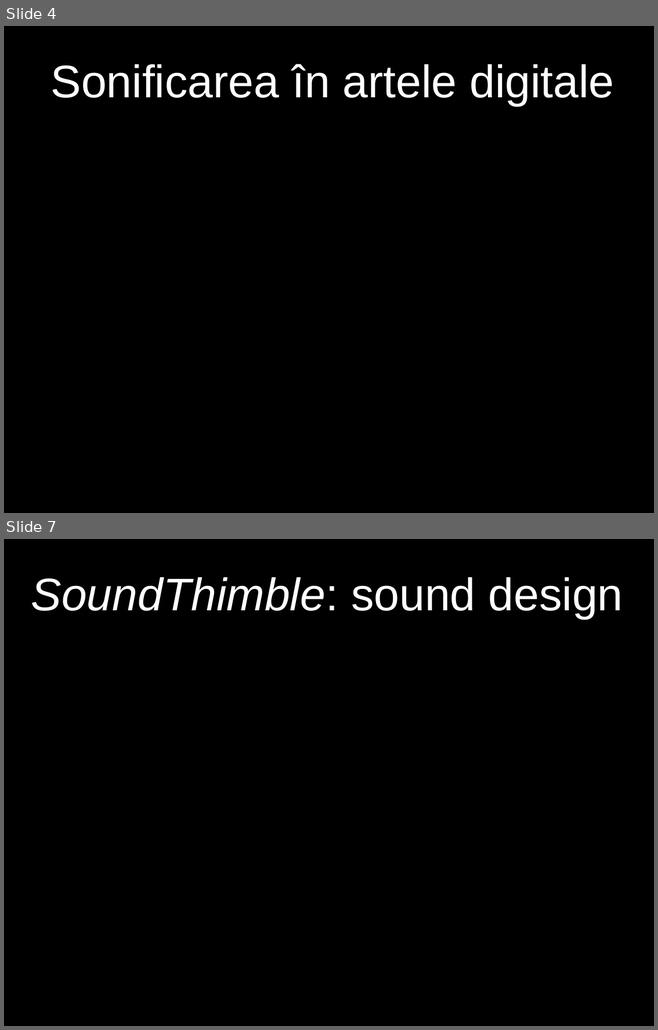
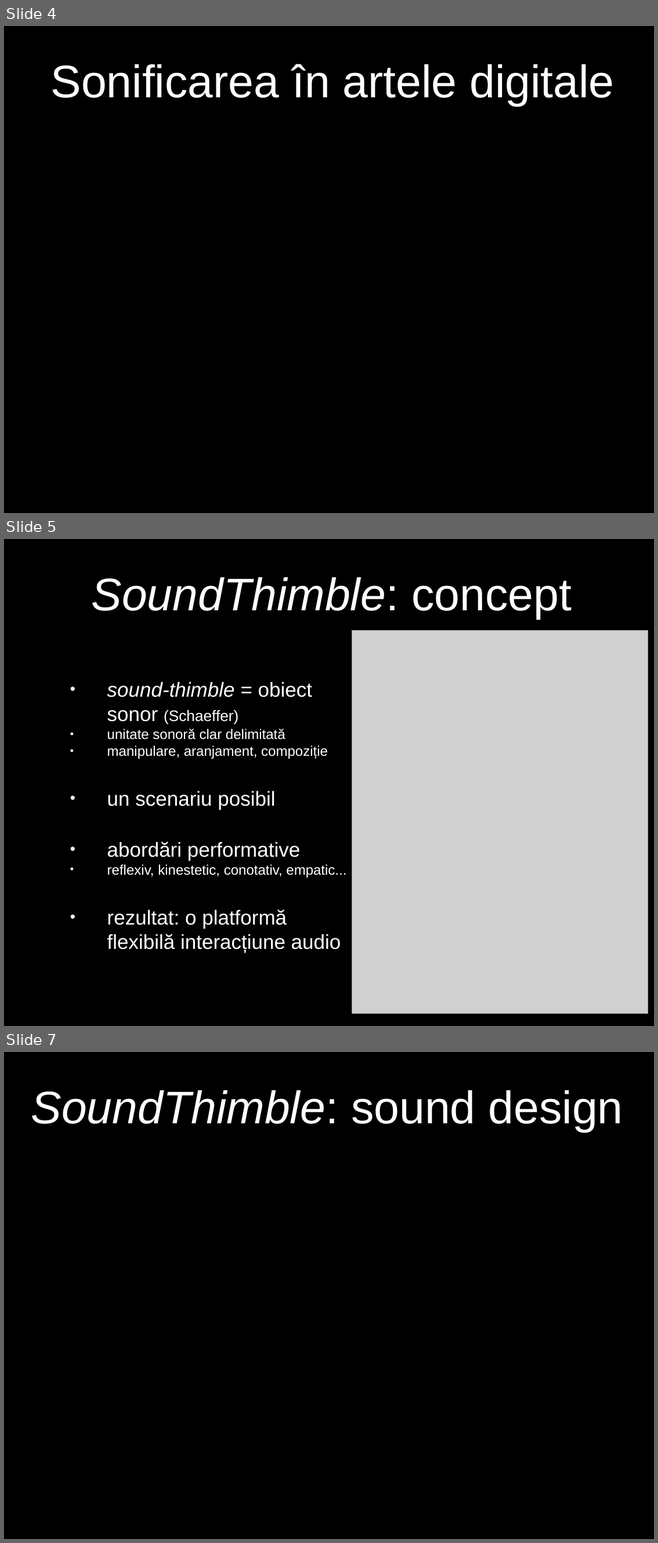
Before and after one commit to RVirmoors/viconOSC, a slide deck: _am/_craiova/prez-craiova.pptx. Shown one above the other, each under a label of ours: slides 4 and 7 before the commit, slides 4, 5 and 7 after it; the slides between them are not shown. The pictures are 658x1030 and 658x1543 pixels, drawn with LibreOffice and Linux fonts; fonts in the diff are those of the drawing; grey boxes stand for pictures. Boxes give left, top, right and bottom in pixels: in the first picture for what was removed or moved away, otherwise in the second. Text is boxed around its words. In the diff, an @@ line names an element or a change of style, - is before the commit and + after.

```diff
--- a/_am/_craiova/prez-craiova.pptx
+++ b/_am/_craiova/prez-craiova.pptx
@@ slide 5 added at bbox=[4, 539, 654, 1026], background #000000 @@
@@ title added at bbox=[92, 577, 571, 619], 72 pt, text #FFFFFF, italic @@
+SoundThimble: concept
@@ picture added at bbox=[351, 631, 648, 1014] @@
@@ text added at bbox=[107, 682, 346, 953], 32 pt, text #FFFFFF @@
+• sound-thimble = obiect sonor (Schaeffer)
+        • unitate sonoră clar delimitată
+        • manipulare, aranjament, compoziție
+        • un scenariu posibil
+        • abordări performative
+        • reflexiv, kinestetic, conotativ, empatic...
+        • rezultat: o platformă flexibilă interacțiune audio
```
Also in this commit, not shown: 1 slide changed, 1 other slide added, 2 slides removed.
